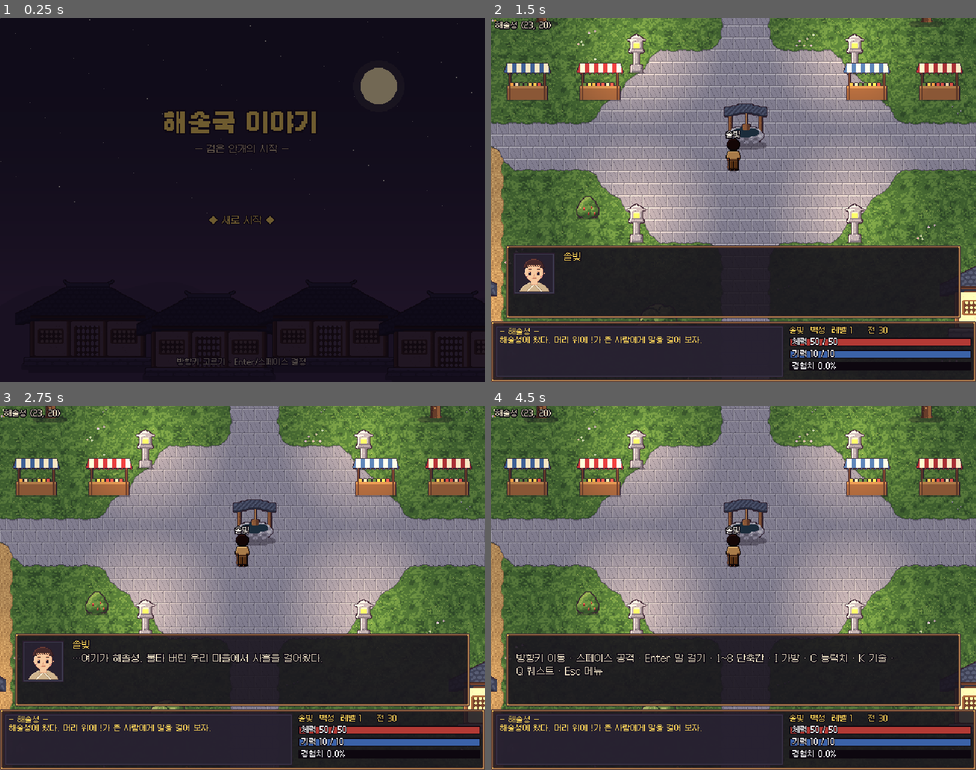
Above: before the commit, frames 1-4 (two rows, left to right).
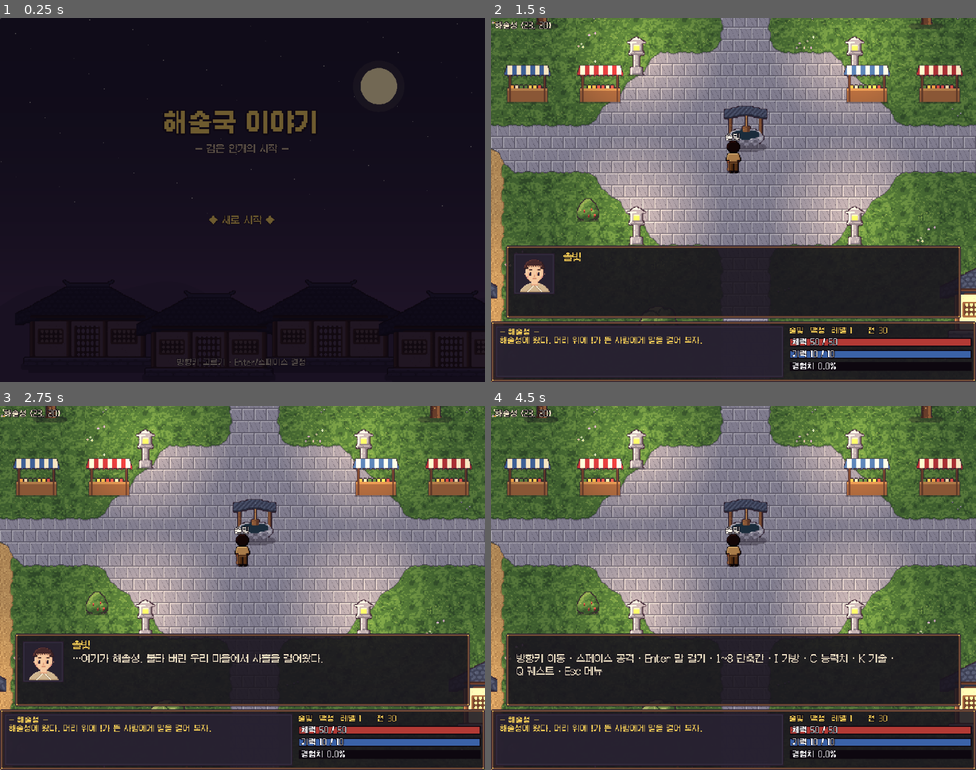
Above: after the commit, the same moments.

Repository: mhyoo-games/haesol
Game: Godot game, scene res://scenes/main.tscn
The game is run twice, just before and just after one commit, with the same random seed, the same clock (stepped at 60 frames per second) and the same inputs.
Inputs (mouse positions are in pixels of both pictures, inside the frame that each line leads up to):
- Up to frame 1 (0.25 s): no input
- Up to frame 2 (1.5 s): tap Enter (talk) at 0.5 s; move the mouse to (709, 272) at 0.52 s; hold Space (attack) 0.53-1.28 s; hold Up (up) from 0.53 s (still down); click (709, 272) at 0.67 s; move the mouse to (879, 254) at 1.27 s; tap 1 (hot1) at 1.35 s
- Up to frame 3 (2.75 s): move the mouse to (97, 533) at 2.02 s; release Up (up) at 2.03 s; hold Left (left) from 2.03 s (still down); tap I (inv) at 2.1 s
- Up to frame 4 (4.5 s): tap Space (attack) at 2.75 s; move the mouse to (757, 588) at 2.77 s; tap Q (quests) at 2.85 s; click (757, 588) at 2.92 s; tap Enter (talk) at 3.5, 4.35 s; move the mouse to (660, 497) at 3.52 s; release Left (left) at 3.53 s; hold Down (down) 3.53-4.28 s; tap C (status) at 3.6 s; move the mouse to (840, 569) at 4.27 s; hold Right (right) from 4.28 s (still down)

The runs differ from the first frame. In frame 1, 0.6% of the frame differs, in the area x 0-98%, y 0-96%; in frame 2, 27%, in the area x 0-100%, y 0-100%; in frame 3, 9.3%; in frame 4, 9.4%.

Commit message:
화면을 창에 맞게 키우기, 부드러운 이어 걷기, 새 메인 테마
- 늘리기 방식 canvas_items + fractional: 브라우저 창 크기에 맞춰 꽉 차게
- 칸 이동을 매 프레임 미끄러지듯, 키를 누르고 있으면 멈추지 않고 이어 걷기, 걸음 동작을 이동 거리에 맞춤
- 메인 테마: 절·브리지·후렴으로 된 애니풍 록 발라드 (기타 파워 코드, 심벌)

Co-Authored-By: Claude Opus 5.5 <noreply@anthropic.com>
Claude-Session: https://claude.ai/code/session_012c35DQphT68L4yWxytCseu

Diff:
--- a/project.godot
+++ b/project.godot
@@ -24,9 +24,9 @@
 window/size/viewport_height=480
 window/size/window_width_override=1280
 window/size/window_height_override=960
-window/stretch/mode="viewport"
+window/stretch/mode="canvas_items"
 window/stretch/aspect="keep"
-window/stretch/scale_mode="integer"
+window/stretch/scale_mode="fractional"
 
 [physics]
 
--- a/scripts/actor.gd
+++ b/scripts/actor.gd
@@ -54,13 +54,23 @@
 	world.move_actor(self, cell, to)
 	cell = to
 	moving = true
-	walk_phase = 1 - walk_phase
-	var tw := create_tween()
-	tw.tween_property(self, "position", cell_pos(to), step_time)
-	tw.tween_callback(func():
+	return true
+
+## 매 프레임 목표 칸으로 미끄러지듯 이동 (도착하면 on_arrive). 남은 거리는 다음 걸음에 이어 씀.
+var walk_dist := 0.0
+func move_tick(delta: float) -> void:
+	if not moving: return
+	var goal := cell_pos(cell)
+	var sp := T / step_time
+	var step := sp * delta
+	var left := position.distance_to(goal)
+	walk_dist += minf(step, left)
+	if step >= left:
+		position = goal
 		moving = false
-		on_arrive())
-	return true
+		on_arrive()
+	else:
+		position = position.move_toward(goal, step)
 
 func on_arrive() -> void:
 	pass
@@ -76,7 +86,7 @@
 	var now := Time.get_ticks_msec() / 1000.0
 	var col := 0
 	if now < act_until: col = act_frame
-	elif moving: col = 1 + walk_phase
+	elif moving: col = [1, 0, 2, 0][int(walk_dist / 7.0) % 4]
 	spr.frame = row * spr.hframes + col
 
 func flash(col := Color.WHITE) -> void:
--- a/scripts/monster.gd
+++ b/scripts/monster.gd
@@ -60,7 +60,7 @@
 	spr.flip_h = facing.x < 0
 	var now := Time.get_ticks_msec() / 1000.0
 	if now < act_until: spr.frame = act_frame
-	elif moving: spr.frame = walk_phase
+	elif moving: spr.frame = int(walk_dist / 8.0) % 2
 	else: spr.frame = 0
 
 func _player() -> Node:
@@ -68,6 +68,7 @@
 
 func _process(delta: float) -> void:
 	if dead: return
+	move_tick(delta)
 	update_frame()
 	if Game.busy: return
 	var p := _player()
--- a/scripts/player.gd
+++ b/scripts/player.gd
@@ -12,7 +12,7 @@
 
 func _ready() -> void:
 	add_to_group("player")
-	step_time = 0.24
+	step_time = 0.22
 	add_child(Fx.shadow(18, 6))
 	make_sprite(null)
 	wpn = Sprite2D.new()
@@ -40,6 +40,7 @@
 	return Time.get_ticks_msec() / 1000.0
 
 func _process(delta: float) -> void:
+	move_tick(delta)
 	update_frame()
 	wpn.frame = spr.frame
 	wpn.flip_h = spr.flip_h
@@ -65,6 +66,8 @@
 	elif Input.is_action_pressed("down"): d = Vector2i(0, 1)
 	if d != Vector2i.ZERO and not moving and _now() >= act_until:
 		try_step(d)
+	elif d == Vector2i.ZERO and not moving:
+		walk_dist = 0.0
 	if Input.is_action_pressed("attack") and _now() >= atk_ready and not moving:
 		_attack()
 	if Input.is_action_just_pressed("talk"):
@@ -126,6 +129,14 @@
 
 func on_arrive() -> void:
 	check_portal()
+	# 키를 누르고 있으면 멈추지 않고 바로 다음 칸으로 (부드럽게 이어 걷기)
+	if Game.busy or moving: return
+	var d := Vector2i.ZERO
+	if Input.is_action_pressed("left"): d = Vector2i(-1, 0)
+	elif Input.is_action_pressed("right"): d = Vector2i(1, 0)
+	elif Input.is_action_pressed("up"): d = Vector2i(0, -1)
+	elif Input.is_action_pressed("down"): d = Vector2i(0, 1)
+	if d != Vector2i.ZERO: try_step(d)
 
 func check_portal() -> void:
 	var p = world.portals.get(cell)
Not shown, changed: assets/music/title.wav
